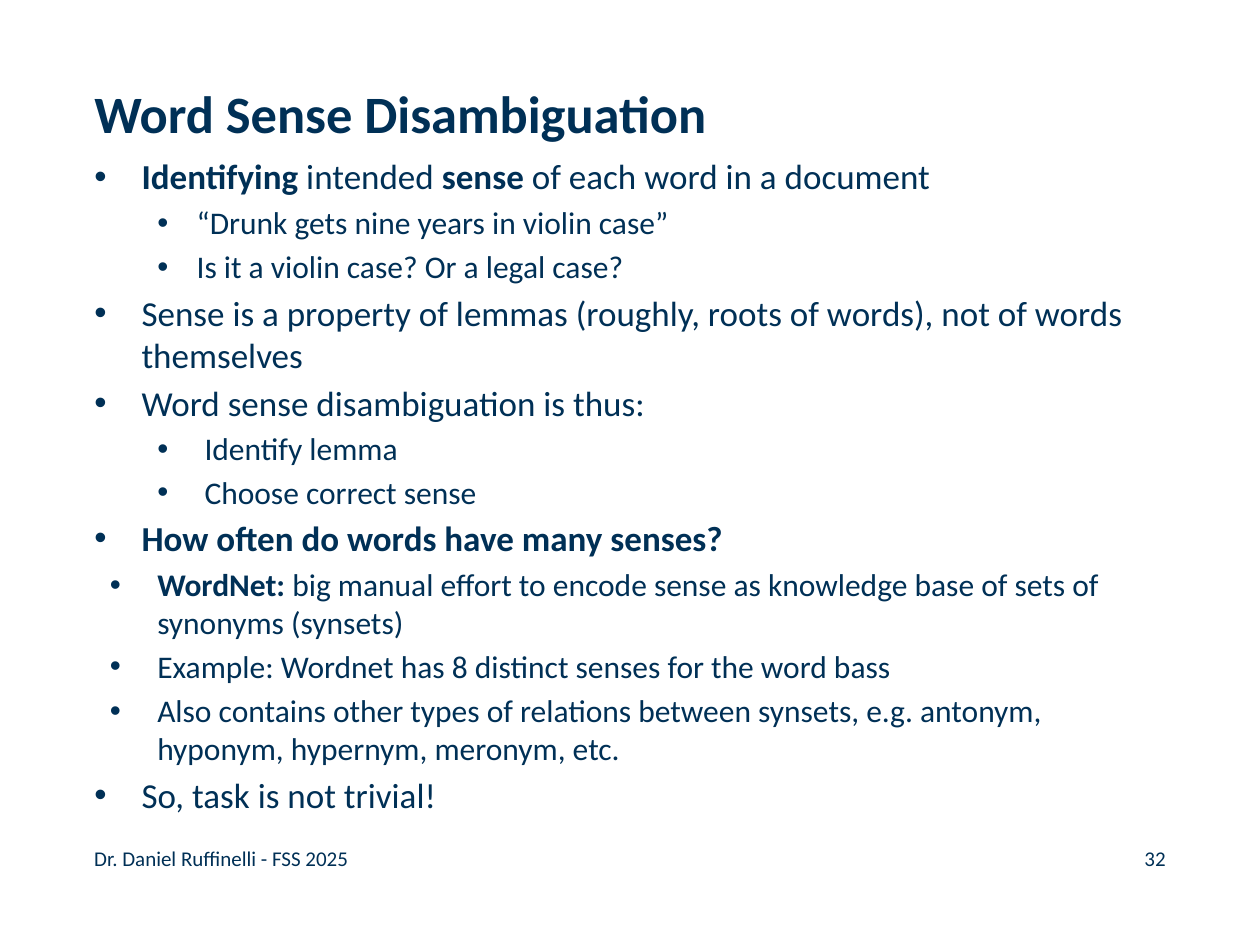
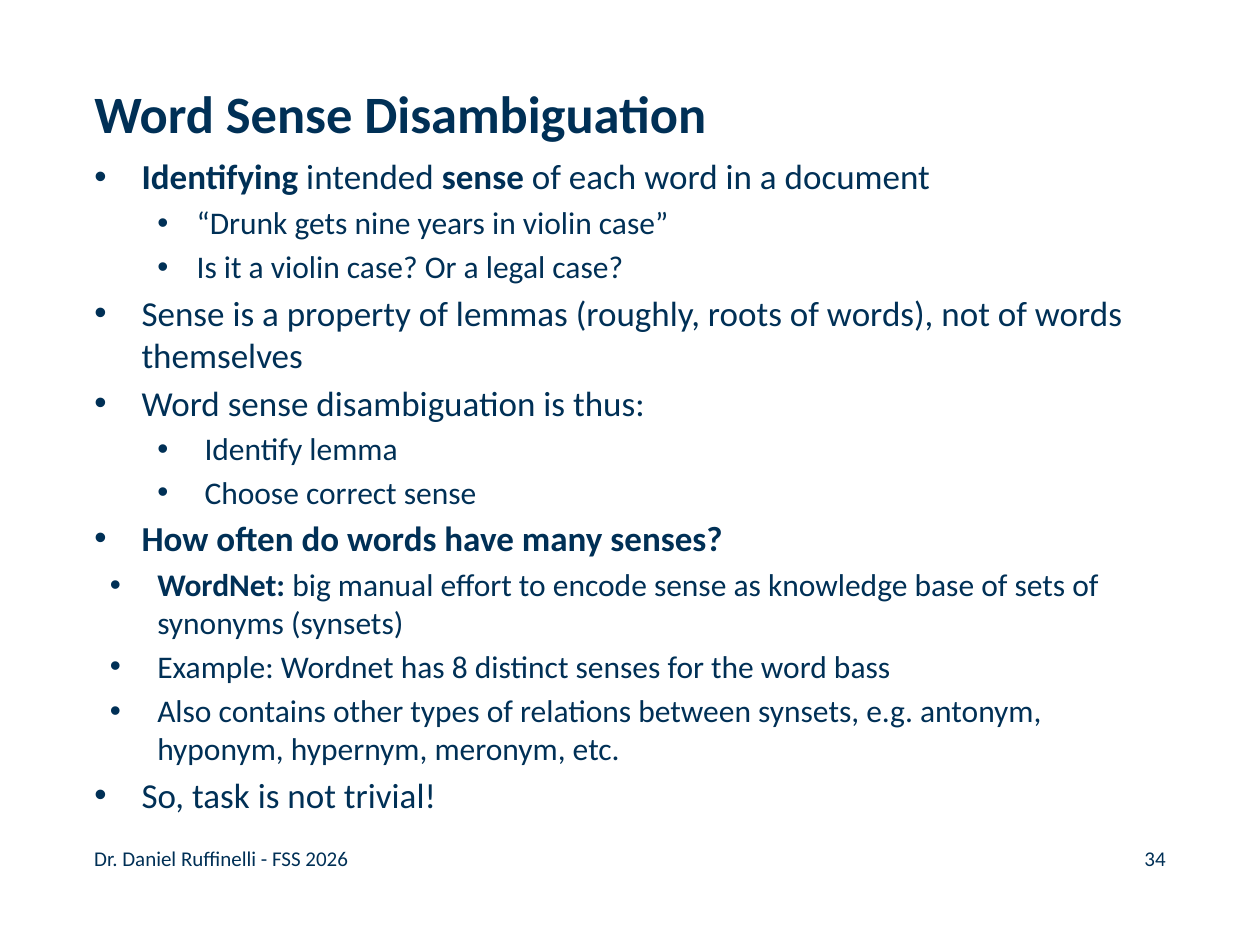
Before and after one commit to rufex2001/teaching_llms, a slide deck: slide 34 of lectures/01_introduction/01_introduction.pptx (slide 32 before the commit). Drawn at 1260x945 pixels with LibreOffice and Linux fonts; fonts in the diff are those of the drawing; background and template pictures are left out. Boxes give left, top, right and bottom in pixels: in the first picture for what was removed or moved away, otherwise in the second. Text is boxed around its words. In the diff, an @@ line names an element or a change of style, - is before the commit and + after.

```diff
--- a/lectures/01_introduction/01_introduction.pptx
+++ b/lectures/01_introduction/01_introduction.pptx
@@ text at <box>94,851,347,866</box>: text changed @@
-Dr. Daniel Ruffinelli - FSS 2025
+Dr. Daniel Ruffinelli - FSS 2026
@@ page number at <box>1144,852,1165,866</box>: text changed @@
-32
+34
```
Also in this commit, not shown: 39 other slides changed, 2 slides added, 3 other files.
